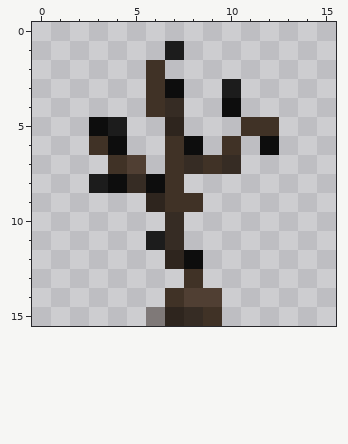
Pixel-art sprite: textures/mineral_agriculture_coal_sapling.png. The first picture shows the starting point.
The file is 16x16 pixels. Pixels under 10% opacity are left out. Colours within 5 levels of each other are drawn and written as one.
The result:
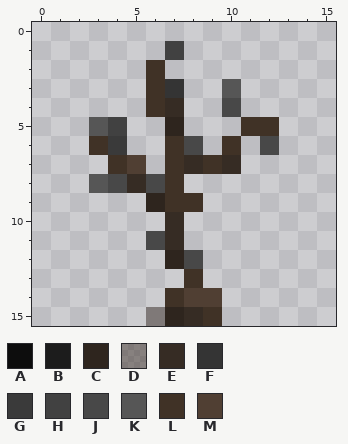
Palette (. is transparent): A #0d0d0d  B #1c1c1c  C #2e251e  D #362b2377  E #362c24  F #343434  G #3a3a3a  H #414141  J #484848  K #565656  L #403226  M #503f33
From the commit log: Make better sapling textures
Changes in this commit:
Colour A gives way to colour F in row 3 at x 7.
Colour A gives way to colour G in row 6 at x 4.
Colour B gives way to colour H in row 1 at x 7; in row 5 at x 4.
Colour A gives way to colour J in row 4 at x 10; in row 6 at x 8 and 12; in row 8 at x 4 and 6; in row 12 at x 8.
Colour B gives way to colour J in row 11 at x 6.
Colour A gives way to colour K in row 5 at x 3.
Colour B gives way to colour K in row 3 at x 10; in row 8 at x 3.
Pixel boxes of the changes (left, top, right, bottom) in both pictures:
changed: (89, 41, 279, 269)
